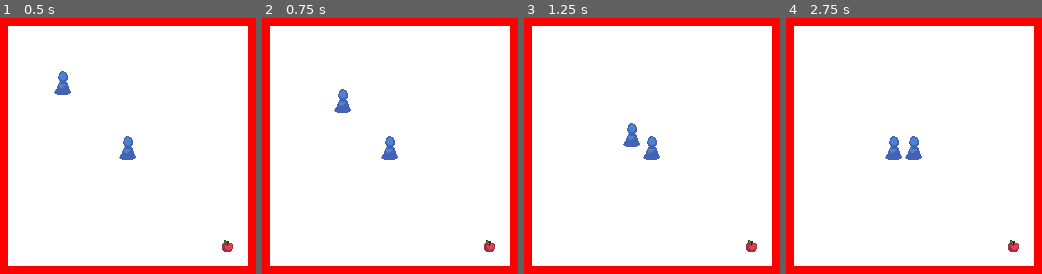
Above: before the commit, frames 1-4 (left to right).
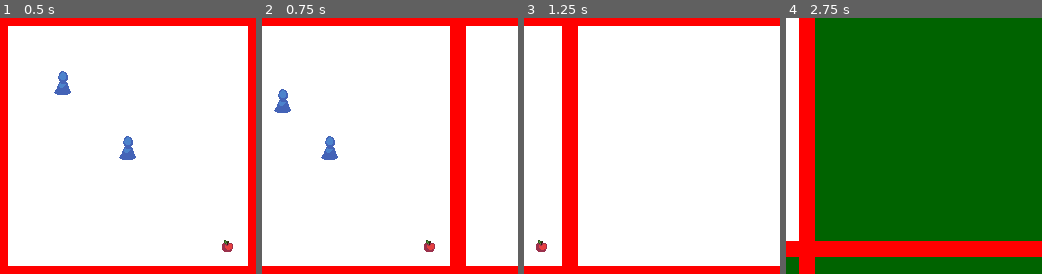
Above: after the commit, the same moments.

Repository: Branchlet-ANS/ldjam48
Game: Godot game, scene res://Main.tscn
Same seed, same stepped clock (60 frames per second), same inputs: the game is played once before the commit and once after it.
Inputs (mouse positions are in pixels of both pictures, inside the frame that each line leads up to):
- Up to frame 1 (0.5 s): no input
- Up to frame 2 (0.75 s): move the mouse to (446, 133) at 0.52 s; hold D (ui_right, bound only after the commit) from 0.53 s (still down); click (446, 133) at 0.67 s
- Up to frame 3 (1.25 s): keep holding D (ui_right, bound only after the commit)
- Up to frame 4 (2.75 s): move the mouse to (862, 158) at 1.27 s; release D (ui_right, bound only after the commit) at 1.28 s; hold S (ui_down, bound only after the commit) 1.28-2.03 s; move the mouse to (939, 89) at 2.02 s; hold D (ui_right, bound only after the commit) from 2.03 s (still down)

Frame 1 is identical in both runs. In frame 2, 14% of the frame differs, in the area x 0-100%, y 3-97%; in frame 3, 13%; in frame 4, 98%, in the area x 0-100%, y 0-100%.

Commit message:
camera move

Diff:
--- /dev/null
+++ b/godot/Camera2D.gd
@@ -0,0 +1,26 @@
+extends Camera2D
+
+
+const DEACCELERATION = 0.93
+const STOP_THRESHOLD = 0.75
+const CAMERA_SPEED = 3
+
+var spd_x = 0
+var spd_y = 0
+
+# Called when the node enters the scene tree for the first time.
+func _ready():
+	pass
+
+
+func _process(delta):
+	offset += Vector2(spd_x, spd_y)
+	spd_x *= DEACCELERATION
+	spd_y *= DEACCELERATION
+	if (abs(spd_x) < STOP_THRESHOLD):
+		spd_x = 0
+	if (abs(spd_y) < STOP_THRESHOLD):
+		spd_y = 0
+	if abs(spd_x) == CAMERA_SPEED and abs(spd_y) == CAMERA_SPEED:
+		spd_x = sign(spd_x) * sqrt(1/2*pow(CAMERA_SPEED, 2))
+		spd_y = sign(spd_y) * sqrt(1/2*pow(CAMERA_SPEED, 2))
--- a/godot/God.gd
+++ b/godot/God.gd
@@ -2,7 +2,7 @@
 
 class_name God
 
-onready var camera = $Camera2D
+onready var camera = $"../Camera2D"
 
 var selected_characters : Array = []
 var select_pos_start : Vector2 = Vector2.ZERO
@@ -30,9 +30,20 @@
 			for character in selected_characters:
 				character.target = event.position - get_viewport_rect().size/2
 
+
 func _process(delta):
 	if(select_pressed):
 		update() #kaller _draw()
+
+	if Input.is_action_pressed("ui_left"):
+		camera.spd_x = -5
+	if Input.is_action_pressed("ui_right"):
+		camera.spd_x = 5
+	if Input.is_action_pressed("ui_up"):
+		camera.spd_y = -5
+	if Input.is_action_pressed("ui_down"):
+		camera.spd_y = 5
+
 
 func _draw():
 	if(select_pressed): # Tegn boks fra der musen ble trykt til der musen er nå
--- a/godot/Main.tscn
+++ b/godot/Main.tscn
@@ -1,9 +1,10 @@
-[gd_scene load_steps=5 format=2]
+[gd_scene load_steps=6 format=2]
 
 [ext_resource path="res://God.gd" type="Script" id=1]
 [ext_resource path="res://Item.tscn" type="PackedScene" id=2]
 [ext_resource path="res://Main.gd" type="Script" id=3]
 [ext_resource path="res://ChunkGenerator.tscn" type="PackedScene" id=4]
+[ext_resource path="res://Camera2D.gd" type="Script" id=5]
 
 [node name="Main" type="Node"]
 script = ExtResource( 3 )
@@ -14,6 +15,7 @@
 
 [node name="Camera2D" type="Camera2D" parent="."]
 current = true
+script = ExtResource( 5 )
 
 [node name="Item" parent="." instance=ExtResource( 2 )]
 position = Vector2( 103.826, -65.1273 )
--- a/godot/project.godot
+++ b/godot/project.godot
@@ -88,6 +88,33 @@
 "svg/scale": 1.0
 }
 
+[input]
+
+ui_left={
+"deadzone": 0.5,
+"events": [ Object(InputEventKey,"resource_local_to_scene":false,"resource_name":"","device":0,"alt":false,"shift":false,"control":false,"meta":false,"command":false,"pressed":false,"scancode":65,"unicode":0,"echo":false,"script":null)
+, Object(InputEventJoypadButton,"resource_local_to_scene":false,"resource_name":"","device":0,"button_index":14,"pressure":0.0,"pressed":false,"script":null)
+ ]
+}
+ui_right={
+"deadzone": 0.5,
+"events": [ Object(InputEventKey,"resource_local_to_scene":false,"resource_name":"","device":0,"alt":false,"shift":false,"control":false,"meta":false,"command":false,"pressed":false,"scancode":68,"unicode":0,"echo":false,"script":null)
+, Object(InputEventJoypadButton,"resource_local_to_scene":false,"resource_name":"","device":0,"button_index":15,"pressure":0.0,"pressed":false,"script":null)
+ ]
+}
+ui_up={
+"deadzone": 0.5,
+"events": [ Object(InputEventKey,"resource_local_to_scene":false,"resource_name":"","device":0,"alt":false,"shift":false,"control":false,"meta":false,"command":false,"pressed":false,"scancode":87,"unicode":0,"echo":false,"script":null)
+, Object(InputEventJoypadButton,"resource_local_to_scene":false,"resource_name":"","device":0,"button_index":12,"pressure":0.0,"pressed":false,"script":null)
+ ]
+}
+ui_down={
+"deadzone": 0.5,
+"events": [ Object(InputEventKey,"resource_local_to_scene":false,"resource_name":"","device":0,"alt":false,"shift":false,"control":false,"meta":false,"command":false,"pressed":false,"scancode":83,"unicode":0,"echo":false,"script":null)
+, Object(InputEventJoypadButton,"resource_local_to_scene":false,"resource_name":"","device":0,"button_index":13,"pressure":0.0,"pressed":false,"script":null)
+ ]
+}
+
 [physics]
 
 common/enable_pause_aware_picking=true
